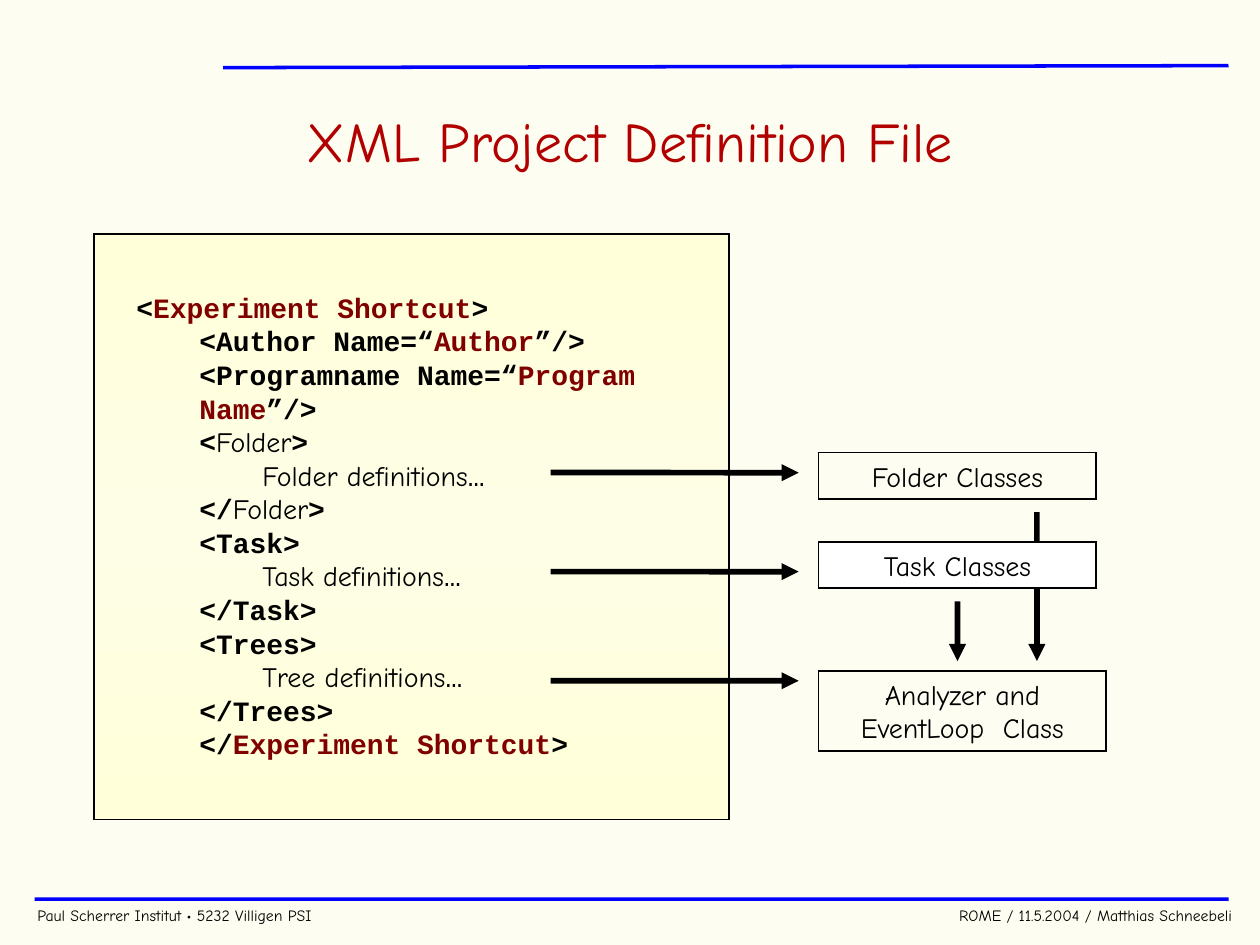
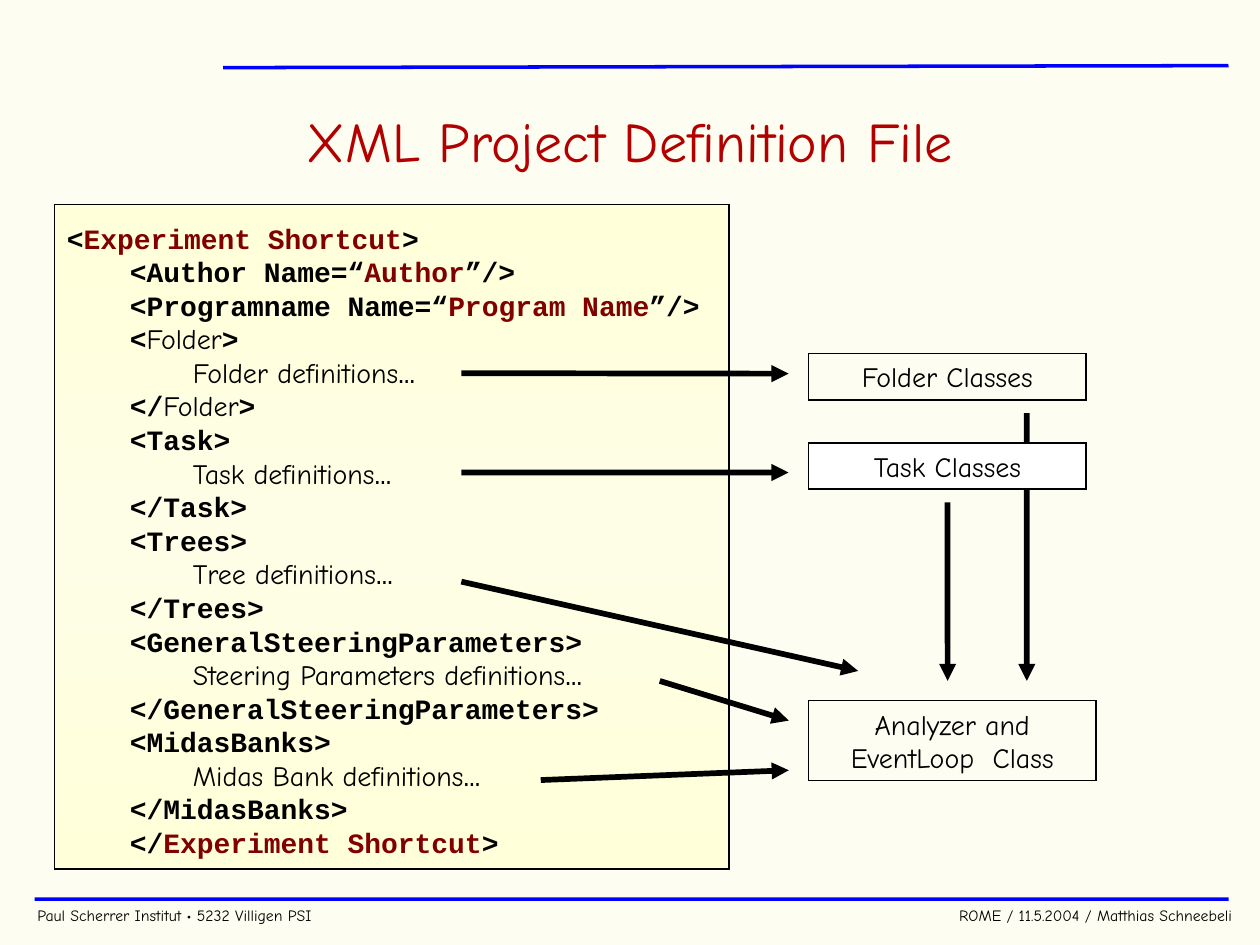
Before and after one commit to cjpl/rome, a slide deck: slide 10 of documentation/ROME.ppt. Drawn at 1260x945 pixels with LibreOffice and Linux fonts; fonts in the diff are those of the drawing; background and template pictures are left out. Boxes give left, top, right and bottom in pixels: in the first picture for what was removed or moved away, otherwise in the second. Text is boxed around its words. In the diff, an @@ line names an element or a change of style, - is before the commit and + after.

Commit message:
ms

```diff
--- a/documentation/ROME.ppt
+++ b/documentation/ROME.ppt
@@ rectangle: place and size @@
-rectangle at (94, 234, 730, 820)
+rectangle at (54, 204, 730, 869)
@@ text "<Experiment Shortcut>": place and size @@
-text "<Experiment Shortcut>" at (136, 298, 635, 760)
+text "<Experiment Shortcut>" at (67, 229, 699, 859)
@@ rectangle "Folder Classes": place and size @@
-rectangle "Folder Classes" at (819, 452, 1097, 499)
+rectangle "Folder Classes" at (809, 354, 1087, 401)
@@ arrow added from (461, 373) to (789, 374), #000000 3.26 pt @@
@@ arrow added from (1027, 413) to (1027, 680), #000000 3.26 pt @@
@@ rectangle "Task Classes": place and size @@
-rectangle "Task Classes" at (819, 542, 1097, 588)
+rectangle "Task Classes" at (809, 442, 1087, 489)
@@ arrow moved from (551, 472) - (799, 472) to (461, 472) - (789, 472) @@
@@ arrow moved from (1037, 512) - (1037, 662) to (948, 503) - (948, 680) @@
@@ arrow moved from (551, 572) - (799, 572) to (461, 582) - (858, 670) @@
@@ arrow removed from (958, 601) to (958, 662) @@
@@ text at (130, 632, 599, 820): paragraphs added @@
+  <GeneralSteeringParameters>
+    Steering Parameters definitions…
+  </GeneralSteeringParameters>
+  <MidasBanks>
+    Midas Bank definitions…
+  </MidasBanks>
@@ arrow added from (660, 680) to (789, 721), #000000 3.26 pt @@
@@ rectangle "Analyzer and EventLoop Class": place and size @@
-rectangle "Analyzer and EventLoop Class" at (819, 670, 1106, 751)
+rectangle "Analyzer and EventLoop Class" at (809, 701, 1096, 781)
@@ arrow moved from (551, 680) - (799, 680) to (541, 780) - (789, 770) @@
```
Also in this commit, not shown: 5 other slides changed, 2 slides added.
